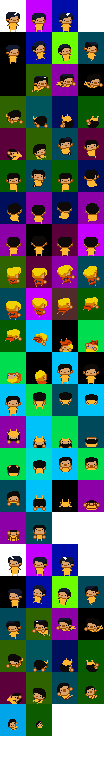
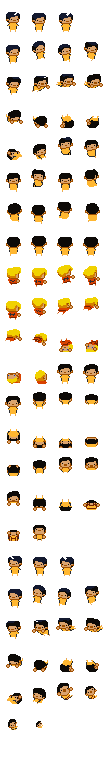
The second 104 × 768 image is a revision of the first. Changes to its layers:
hid "SPRITE_BOX copy 58" over [26, 704, 52, 736]
hid "SPRITE_BOX copy 57" over [0, 704, 26, 736]
hid "SPRITE_BOX copy 56" over [78, 672, 104, 704]
hid "SPRITE_BOX copy 55" over [52, 672, 78, 704]
hid "SPRITE_BOX copy 9" (1st of 2, in "86") over [26, 672, 52, 704]
hid "SPRITE_BOX copy 8" (1st of 2, in "85") over [0, 672, 26, 704]
hid "SPRITE_BOX copy 7" (1st of 2, in "84") over [78, 640, 104, 672]
hid "SPRITE_BOX copy 5" (1st of 2, in "83") over [52, 640, 78, 672]
hid "SPRITE_BOX copy 6" (1st of 2, in "82") over [26, 640, 52, 672]
hid "SPRITE_BOX copy 4" (1st of 2, in "81") over [0, 640, 26, 672]
hid "SPRITE_BOX copy 3" (1st of 2, in "80") over [78, 608, 104, 640]
hid "SPRITE_BOX copy 2" (1st of 2, in "79") over [52, 608, 78, 640]
hid "SPRITE_BOX copy" (1st of 2, in "78") over [26, 608, 52, 640]
hid "SPRITE_BOX copy 10" (1st of 2, in "77") over [0, 608, 26, 640]
hid "SPRITE_BOX" (1st of 13, in "76") over [78, 576, 104, 608]
hid "SPRITE_BOX" (2nd of 13, in "75") over [52, 576, 78, 608]
hid "SPRITE_BOX" (3rd of 13, in "74") over [26, 576, 52, 608]
hid "SPRITE_BOX" (4th of 13, in "73") over [0, 576, 26, 608]
hid "SPRITE_BOX" (5th of 13, in "71") over [52, 544, 78, 576]
hid "SPRITE_BOX" (6th of 13, in "70") over [26, 544, 52, 576]
hid "SPRITE_BOX copy 54" over [26, 512, 52, 544]
hid "SPRITE_BOX copy 53" over [0, 512, 26, 544]
hid "SPRITE_BOX copy 52" over [78, 480, 104, 512]
hid "SPRITE_BOX copy 51" over [52, 480, 78, 512]
…and 61 more changes (61 visibility)
